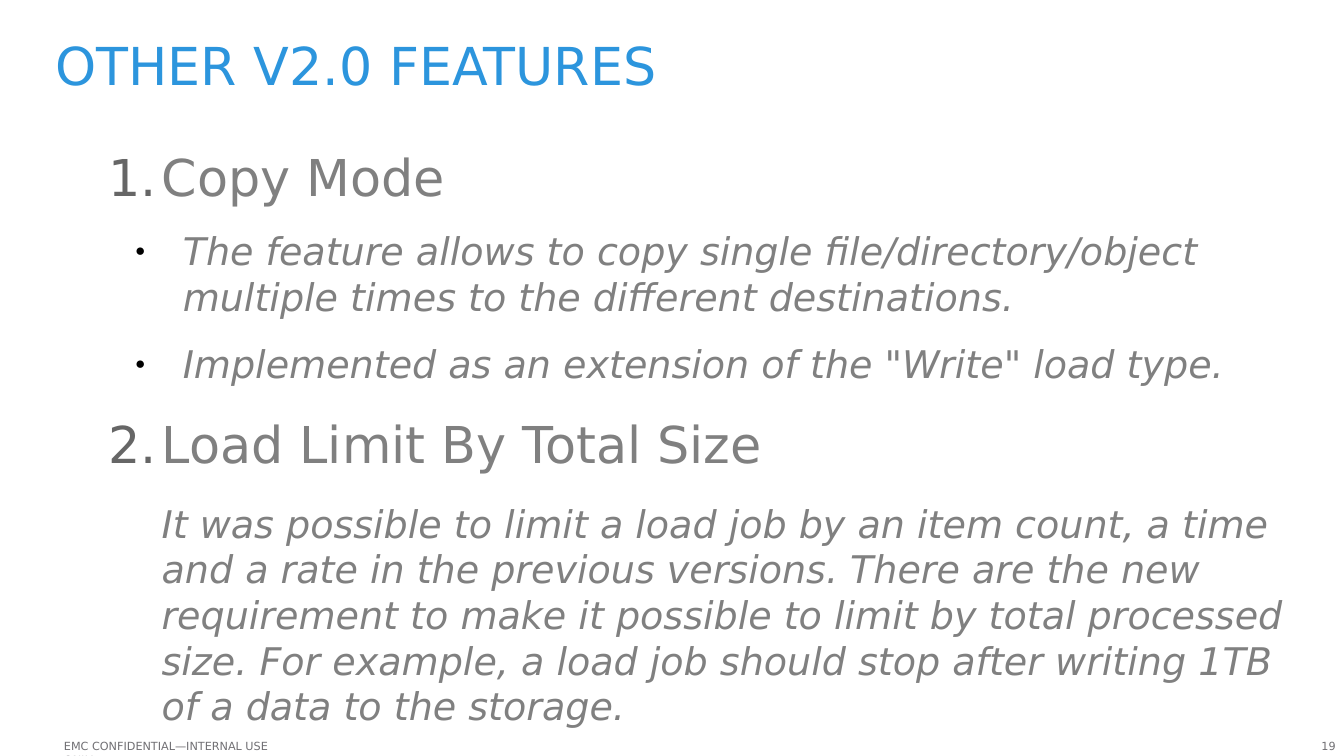
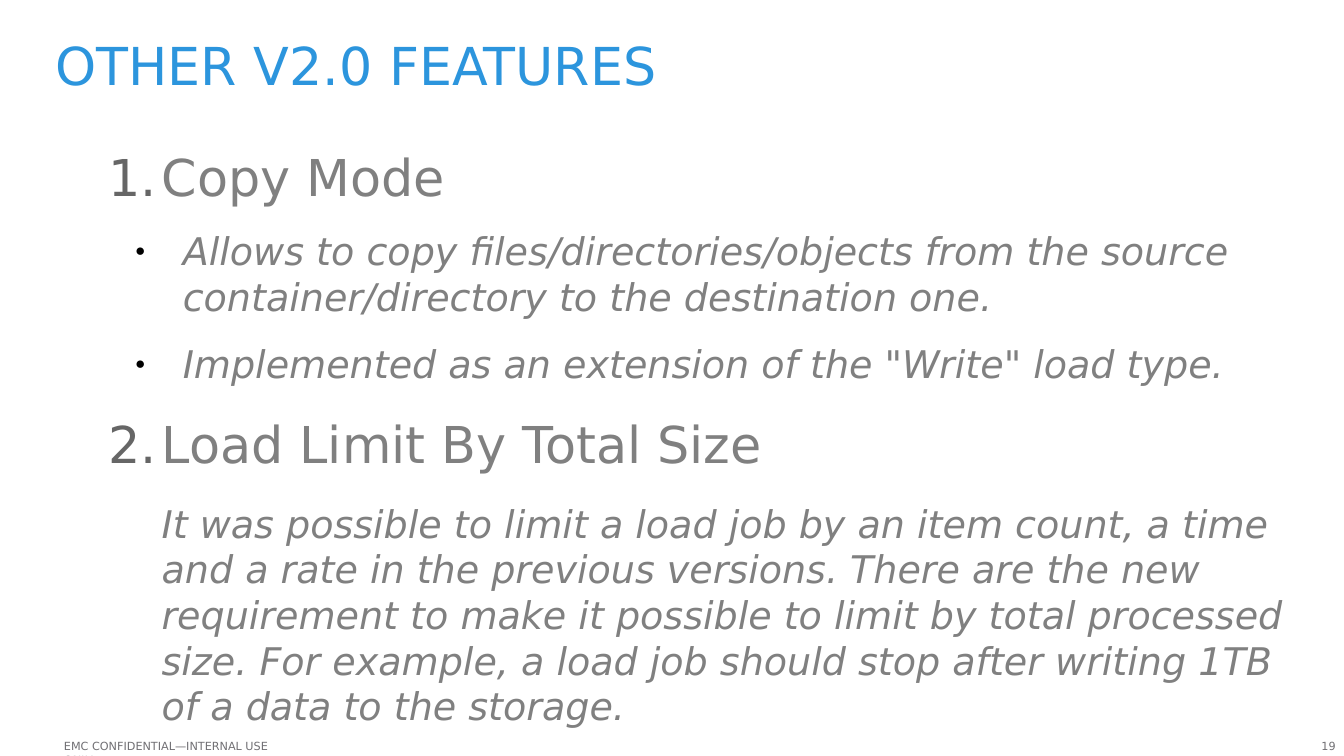
Before and after one commit to emc-mongoose/mongoose, a slide deck: slide 19 of doc/emcmongoosev2.odp. Drawn at 1344x756 pixels with LibreOffice and Linux fonts; fonts in the diff are those of the drawing; background and template pictures are left out. Boxes give left, top, right and bottom in pixels: in the first picture for what was removed or moved away, otherwise in the second. Text is boxed around its words. In the diff, an @@ line names an element or a change of style, - is before the commit and + after.

Commit message:
presentation update

```diff
--- a/doc/emcmongoosev2.odp
+++ b/doc/emcmongoosev2.odp
@@ text at [183,236,1228,319]: text changed @@
-  ● The feature allows to copy single file/directory/object multiple times to the different destinations.
+  ● Allows to copy files/directories/objects from the source container/directory to the destination one.
```
Also in this commit, not shown: 1 other slide changed, 1 other file.
